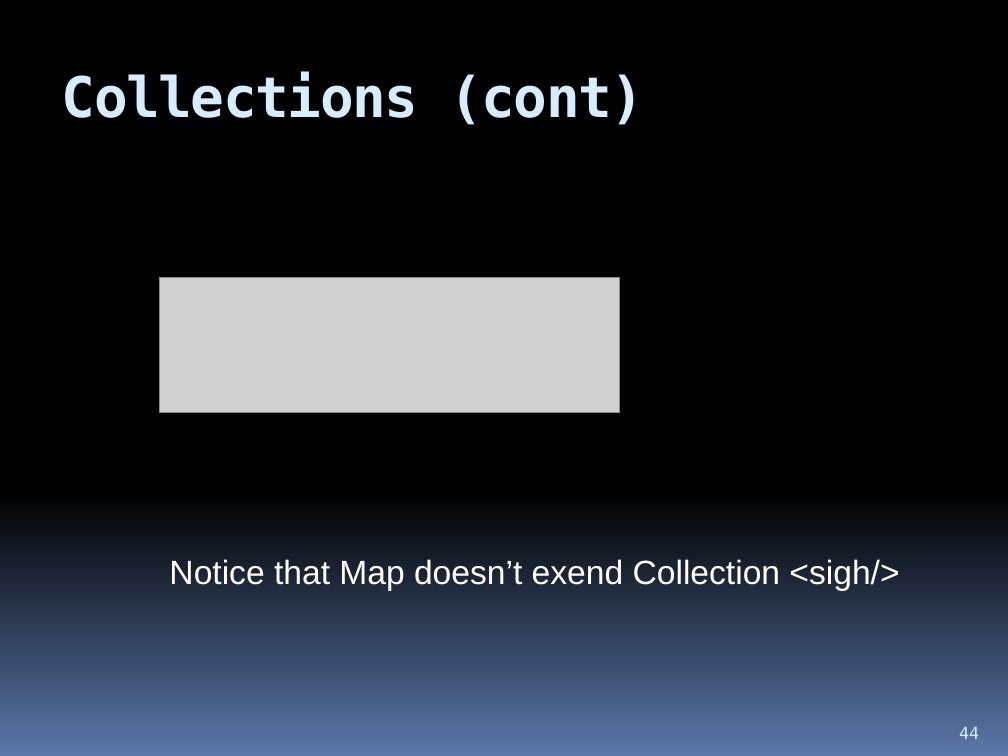
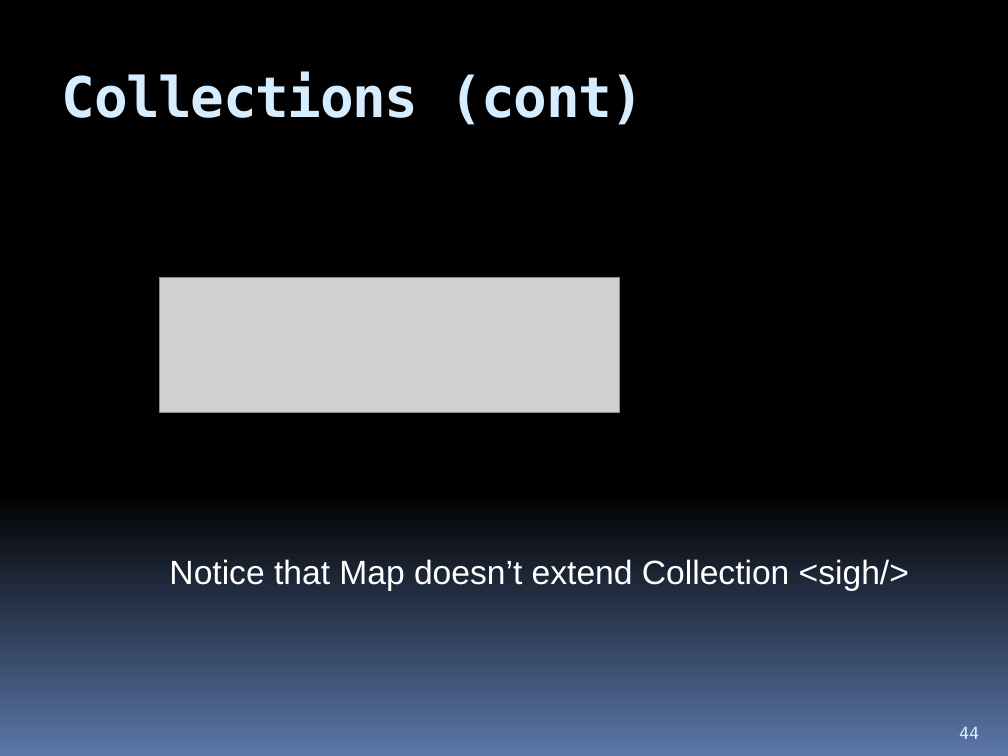
Before and after one commit to hchan/comp2613, a slide deck: slide 44 of coursePresentation.pptx. Drawn at 1008x756 pixels with LibreOffice and Linux fonts; fonts in the diff are those of the drawing; grey boxes stand for pictures. Boxes give left, top, right and bottom in pixels: in the first picture for what was removed or moved away, otherwise in the second. Text is boxed around its words. In the diff, an @@ line names an element or a change of style, - is before the commit and + after.

```diff
--- a/coursePresentation.pptx
+++ b/coursePresentation.pptx
@@ text at (x1=169, y1=559, x2=909, y2=591): text changed @@
-Notice that Map doesn’t exend Collection <sigh/>
+Notice that Map doesn’t extend Collection <sigh/>
```
